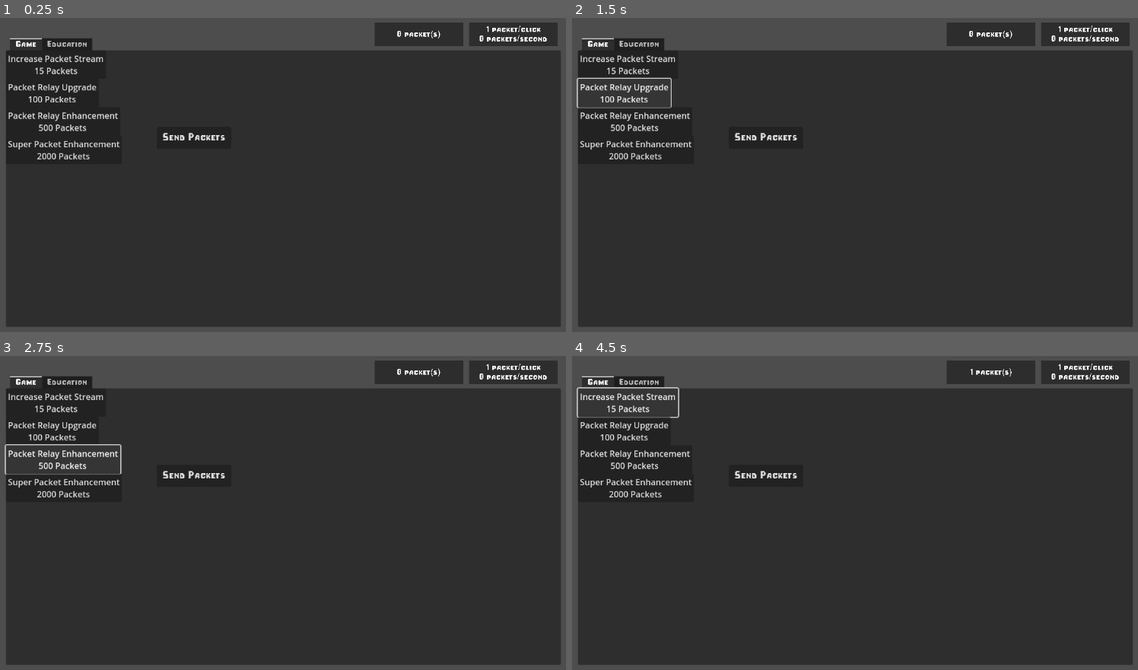
Above: before the commit, frames 1-4 (two rows, left to right).
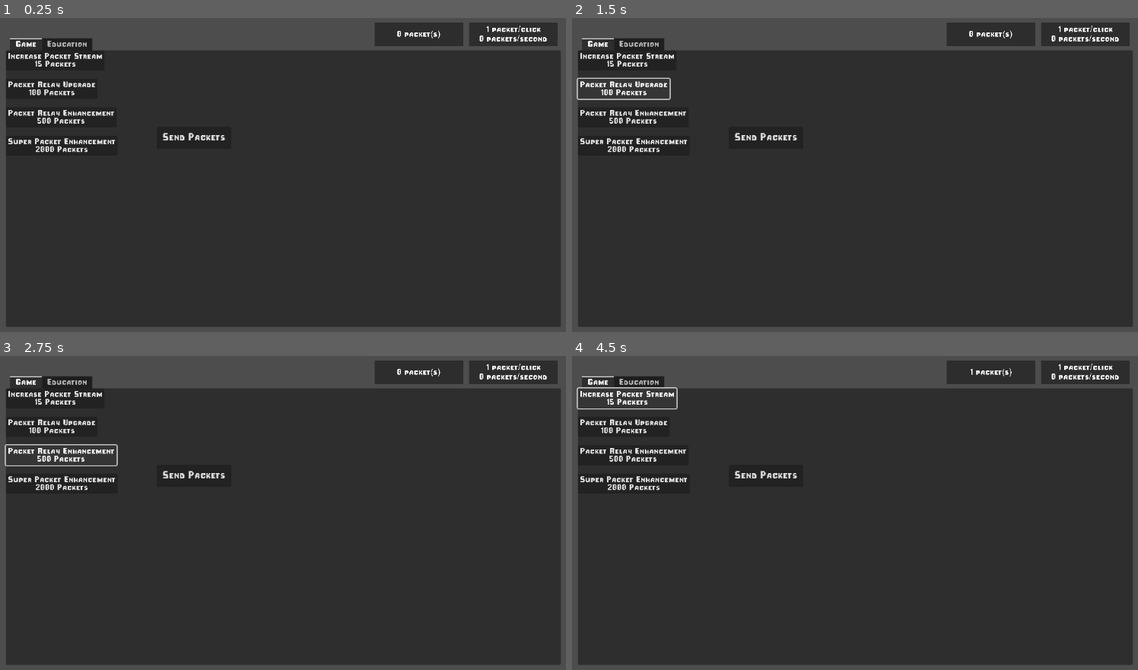
Above: after the commit, the same moments.

Repository: ngabryluk/Idle-Internet
Game: Godot game, scene res://scenes/game.tscn
Two runs of this game, one before a commit and one after it. Both use one fixed random seed, a clock stepped at 60 frames per second and the inputs below.
Inputs:
- Up to frame 1 (0.25 s): no input
- Up to frame 2 (1.5 s): click "Increase Packet Stream 15 Pac…" at 0.5 s; click "Packet Relay Upgrade 100 Pack…" at 1.25 s
- Up to frame 3 (2.75 s): click "Packet Relay Enhancement 500 …" at 2 s
- Up to frame 4 (4.5 s): click "Super Packet Enhancement 2000…" at 2.75 s; click "Send Packets" at 3.5 s; click "Increase Packet Stream 15 Pac…" at 4.25 s

The runs differ from the first frame. In frame 1, 1.9% of the frame differs, in the area x 1-22%, y 11-46%; in frame 2, 2.1%, in the area x 0-22%, y 11-46%; in frame 3, 2.0%; in frame 4, 2.1%.

Commit message:
Fix font
Set default font to the custom font. Yay!

Diff:
--- a/project.godot
+++ b/project.godot
@@ -19,6 +19,10 @@
 
 Globals="*res://globals.gd"
 
+[gui]
+
+theme/custom_font="res://Cybersomething.ttf"
+
 [rendering]
 
 renderer/rendering_method="gl_compatibility"
